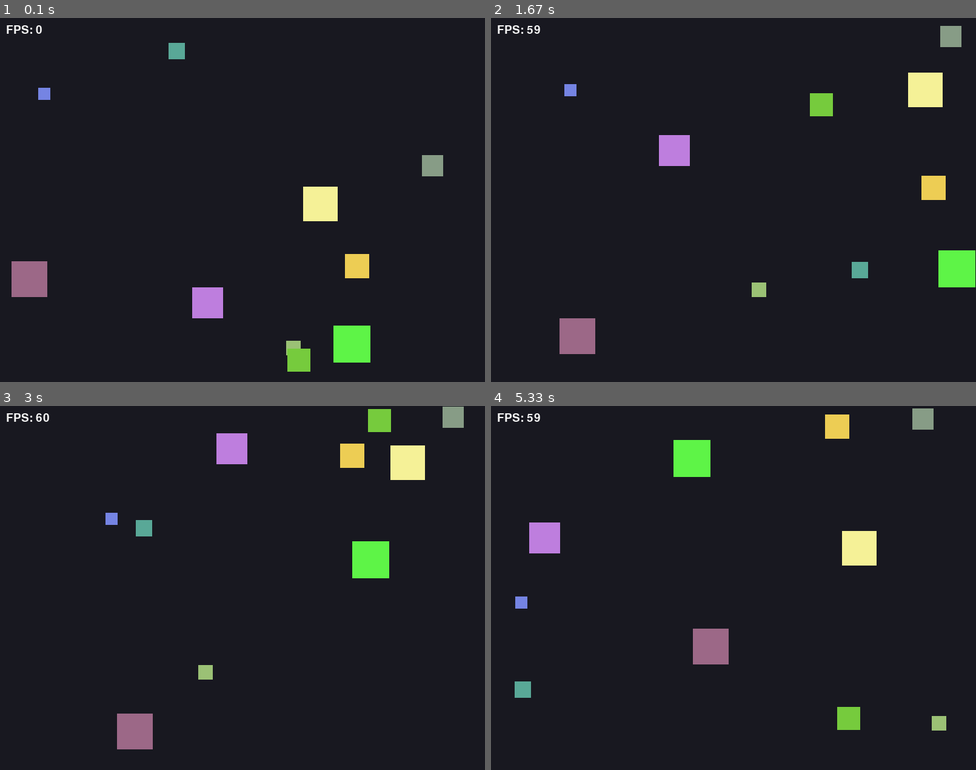
Above: before the commit, frames 1-4 (two rows, left to right).
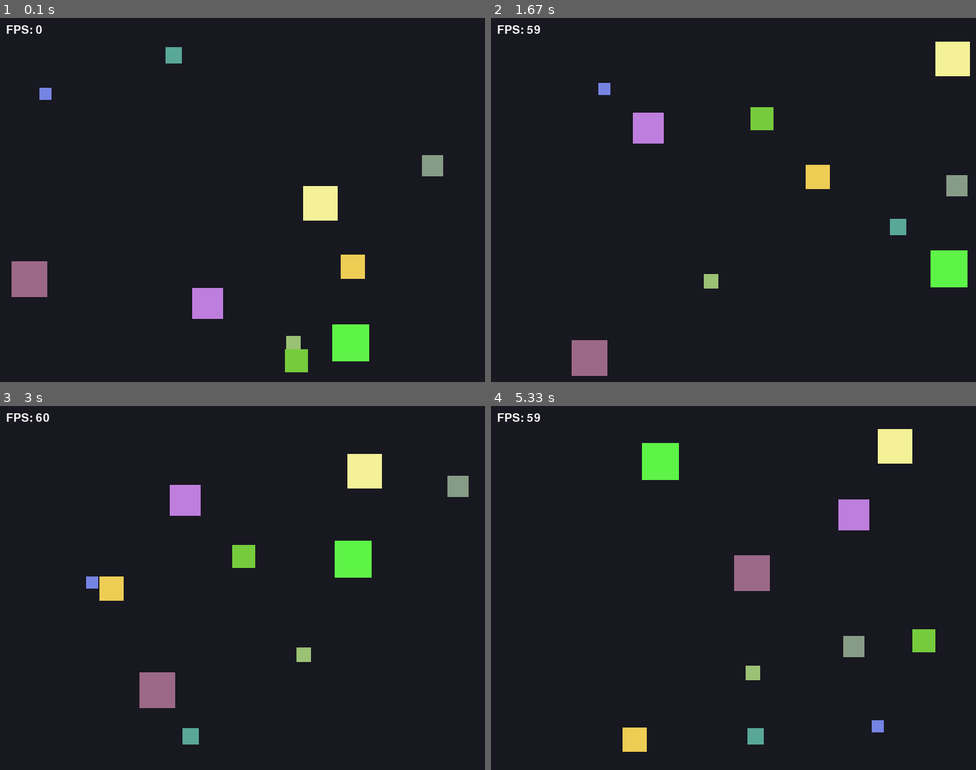
Above: after the commit, the same moments.

Repository: vtxsl/lab8-pygame
Game: pygame game, started from main.py
The game is run twice, just before and just after one commit, with the same random seed, the same clock (stepped at 60 frames per second) and the same inputs.
Inputs:
- Up to frame 1 (0.1 s): no input
- Up to frame 2 (1.67 s): no input
- Up to frame 3 (3 s): no input
- Up to frame 4 (5.33 s): no input

The runs differ from the first frame. In frame 1, 0.5% of the frame differs, in the area x 7-77%, y 6-98%; in frame 2, 6.2%; in frame 3, 7.0%; in frame 4, 7.7%, in the area x 4-94%, y 0-95%.

Commit message:
Lifespan and respawn implemented

Diff:
--- a/main.py
+++ b/main.py
@@ -5,12 +5,12 @@
 
 WINDOW_WIDTH = 800
 WINDOW_HEIGHT = 600
-FPS = 60
+FPS = 0
 NUM_SQUARES = 10
 SIZE_MIN = 20
 SIZE_MAX = 70
-SPEED_MIN = 1
-GLOBAL_MAX_SPEED = 8
+SPEED_MIN = 60
+GLOBAL_MAX_SPEED = 480
 COLOR_BG = (24, 24, 32)
 COLOR_FPS = (245, 245, 245)
 FPS_TEXT_POS = (10, 10)
@@ -18,24 +18,32 @@
 @dataclass
 class Square:
     rect: pygame.Rect
-    vx: int
-    vy: int
+    vx: float
+    vy: float
+    px: float
+    py: float
     size: int
     color: tuple[int, int, int]
+    death_time: int
 
-    def update(self, width: int, height: int) -> None:
-        self.rect.x += self.vx
-        self.rect.y += self.vy
+    def update(self, width: int, height: int, dt: float) -> bool:
+        self.px += self.vx * dt
+        self.py += self.vy * dt
+
+        self.rect.x = int(self.px)
+        self.rect.y = int(self.py)
 
         if self.rect.left <= 0 or self.rect.right >= width:
             self.vx *= -1
-            self.rect.left = max(0, self.rect.left)
-            self.rect.right = min(width, self.rect.right)
+            self.px = max(0, min(self.px, width - self.size))
+            self.rect.x = int(self.px)
 
         if self.rect.top <= 0 or self.rect.bottom >= height:
             self.vy *= -1
-            self.rect.top = max(0, self.rect.top)
-            self.rect.bottom = min(height, self.rect.bottom)
+            self.py = max(0, min(self.py, height - self.size))
+            self.rect.y = int(self.py)
+
+        return pygame.time.get_ticks() < self.death_time
 
     def draw(self, surface: pygame.Surface) -> None:
         pygame.draw.rect(surface, self.color, self.rect)
@@ -47,63 +55,39 @@
     local_max = int(GLOBAL_MAX_SPEED - (size_factor * (GLOBAL_MAX_SPEED - SPEED_MIN)))
     local_max = max(SPEED_MIN, local_max)
 
+    death_time = pygame.time.get_ticks() + (random.randint(10, 30) * 1000)
+
     for _ in range(300):
-        rect = pygame.Rect(
-            random.randint(0, WINDOW_WIDTH - size),
-            random.randint(0, WINDOW_HEIGHT - size),
-            size,
-            size,
-        )
+        x = random.randint(0, WINDOW_WIDTH - size)
+        y = random.randint(0, WINDOW_HEIGHT - size)
+        rect = pygame.Rect(x, y, size, size)
+
         if not any(rect.colliderect(s.rect) for s in existing):
             return Square(
                 rect=rect,
                 vx=random.choice([-1, 1]) * random.randint(SPEED_MIN, local_max),
                 vy=random.choice([-1, 1]) * random.randint(SPEED_MIN, local_max),
+                px=float(x),
+                py=float(y),
                 size=size,
                 color=(random.randint(60, 255), random.randint(60, 255), random.randint(60, 255)),
+                death_time=death_time
             )
 
     return Square(
         rect=pygame.Rect(0, 0, SIZE_MIN, SIZE_MIN),
-        vx=SPEED_MIN,
-        vy=SPEED_MIN,
-        size=SIZE_MIN,
-        color=(200, 200, 200),
+        vx=SPEED_MIN, vy=SPEED_MIN, px=0.0, py=0.0,
+        size=SIZE_MIN, color=(200, 200, 200),
+        death_time=pygame.time.get_ticks() + 5000
     )
 
 def resolve_square_collisions(squares: list[Square]) -> None:
-    # for i in range(len(squares)):
-    #     for j in range(i + 1, len(squares)):
-    #         first = squares[i]
-    #         second = squares[j]
-
-    #         if not first.rect.colliderect(second.rect):
-    #             continue
-
-    #         overlap_x = min(first.rect.right, second.rect.right) - max(first.rect.left, second.rect.left)
-    #         overlap_y = min(first.rect.bottom, second.rect.bottom) - max(first.rect.top, second.rect.top)
-
-    #         first.vx, second.vx = second.vx, first.vx
-    #         first.vy, second.vy = second.vy, first.vy
-
-    #         if overlap_x < overlap_y:
-    #             if first.rect.centerx < second.rect.centerx:
-    #                 first.rect.x -= overlap_x // 2
-    #                 second.rect.x += overlap_x - overlap_x // 2
-    #             else:
-    #                 first.rect.x += overlap_x - overlap_x // 2
-    #                 second.rect.x -= overlap_x // 2
-    #         else:
-    #             if first.rect.centery < second.rect.centery:
-    #                 first.rect.y -= overlap_y // 2
-    #                 second.rect.y += overlap_y - overlap_y // 2
-    #             else:
-    #                 first.rect.y += overlap_y - overlap_y // 2
-    #                 second.rect.y -= overlap_y // 2
     pass
 
 def apply_flee_behavior(
-    squares: list[Square], danger_radius: int = 180, max_flee_step: int = 1):
+    squares: list[Square], dt: float, danger_radius: int = 180):
+    FLEE_FORCE = 1000.0
+
     for current in squares:
         dx_total, dy_total = 0, 0
         has_threat = False
@@ -122,15 +106,18 @@
                 has_threat = True
 
         if has_threat:
-            current.vx += int(dx_total + random.uniform(-1, 1))
-            current.vy += int(dy_total + random.uniform(-1, 1))
+            current.vx += (dx_total + random.uniform(-1, 1)) * FLEE_FORCE * dt
+            current.vy += (dy_total + random.uniform(-1, 1)) * FLEE_FORCE * dt
 
             size_factor = (current.size - SIZE_MIN) / (SIZE_MAX - SIZE_MIN)
-            local_max = int(GLOBAL_MAX_SPEED - (size_factor * (GLOBAL_MAX_SPEED - SPEED_MIN)))
+            local_max = GLOBAL_MAX_SPEED - (size_factor * (GLOBAL_MAX_SPEED - SPEED_MIN))
             local_max = max(SPEED_MIN, local_max)
 
-            current.vx = max(-local_max, min(current.vx, local_max))
-            current.vy = max(-local_max, min(current.vy, local_max))
+            # Clamp velocities
+            mag = math.hypot(current.vx, current.vy)
+            if mag > local_max:
+                current.vx = (current.vx / mag) * local_max
+                current.vy = (current.vy / mag) * local_max
 
 def create_squares() -> list[Square]:
     squares: list[Square] = []
@@ -153,21 +140,30 @@
     running = True
 
     while running:
+        dt = clock.tick(FPS) / 1000.0
+
         for event in pygame.event.get():
             if event.type == pygame.QUIT:
                 running = False
 
+        alive_squares = []
         for square in squares:
-            square.update(WINDOW_WIDTH, WINDOW_HEIGHT)
+            if square.update(WINDOW_WIDTH, WINDOW_HEIGHT, dt):
+                alive_squares.append(square)
+            else:
+                alive_squares.append(random_square(alive_squares))
+
+        squares = alive_squares
 
         resolve_square_collisions(squares)
-        apply_flee_behavior(squares)
+        apply_flee_behavior(squares, dt)
+
         screen.fill(COLOR_BG)
         for square in squares:
             square.draw(screen)
         draw_fps(screen, font, clock)
         pygame.display.flip()
-        clock.tick(FPS)
+
     pygame.quit()
 
 if __name__ == "__main__":
Not shown, changed: JOURNAL.md
Not shown, changed: REPORT.md
